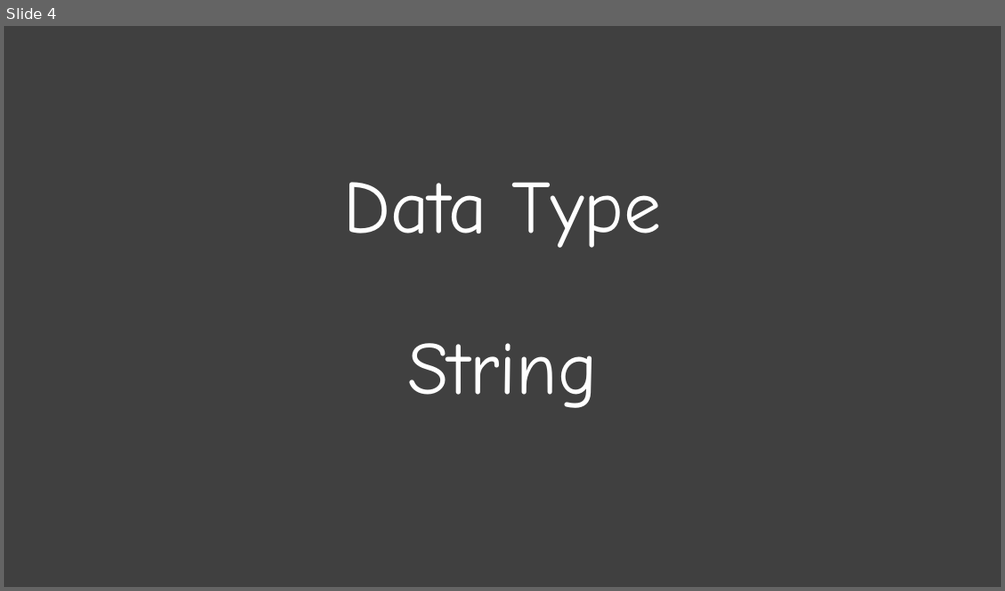
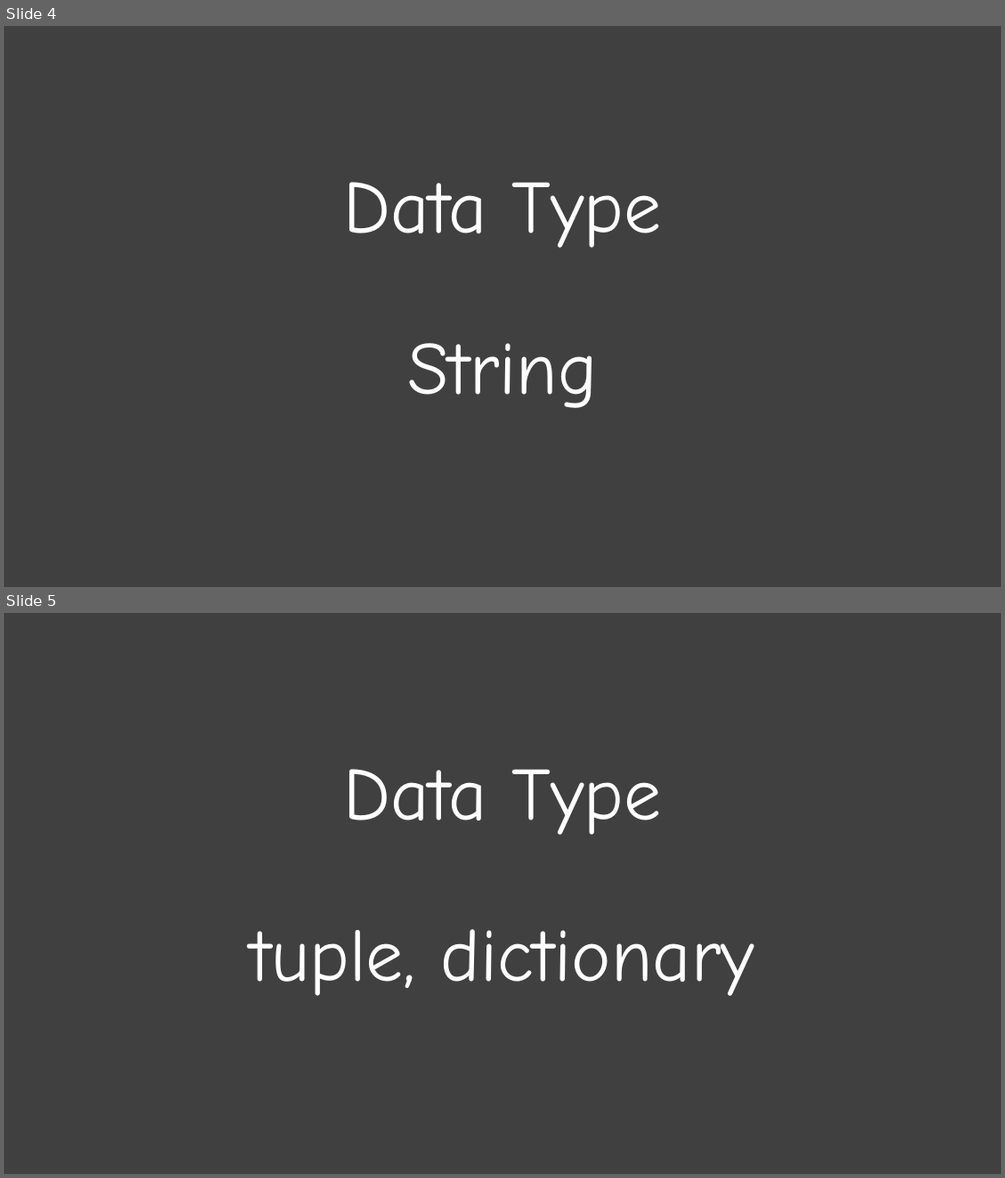
Before and after one commit to a101201031/github.io, a slide deck: PPT_IMAGE/blog.pptx. Shown one above the other, each under a label of ours: slide 4 before the commit, slides 4 and 5 after it. The pictures are 1005x591 and 1005x1178 pixels, drawn with LibreOffice and Linux fonts; fonts in the diff are those of the drawing. Boxes give left, top, right and bottom in pixels: in the first picture for what was removed or moved away, otherwise in the second. Text is boxed around its words. In the diff, an @@ line names an element or a change of style, - is before the commit and + after.

```diff
--- a/PPT_IMAGE/blog.pptx
+++ b/PPT_IMAGE/blog.pptx
@@ slide 5 added at (4,613,1001,1174), background #404040 @@
@@ title added at (251,769,754,996), 72 pt, text #FFFFFF @@
+Data Type
+tuple, dictionary
```
Also in this commit, not shown: 1 other slide added, 3 other files.
